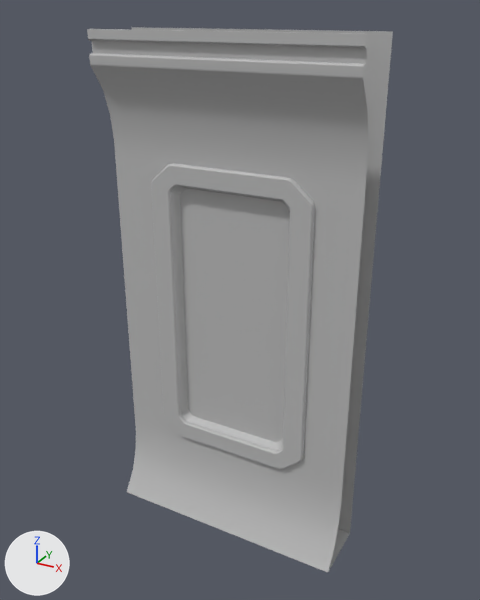
The FBX model Assets/Meshes/SM_wall_inset.fbx, before and after one commit.
Rendered twice from a 50 mm camera at (3.31, -3.83, 4.11) aimed at (1.04, 0.3, 2.05). The lights are fixed; the arrows at lower left show +X, +Y and +Z. Where no turn or scale is listed for an object, it has been applied to the vertices. Vertices at the same position are counted once.
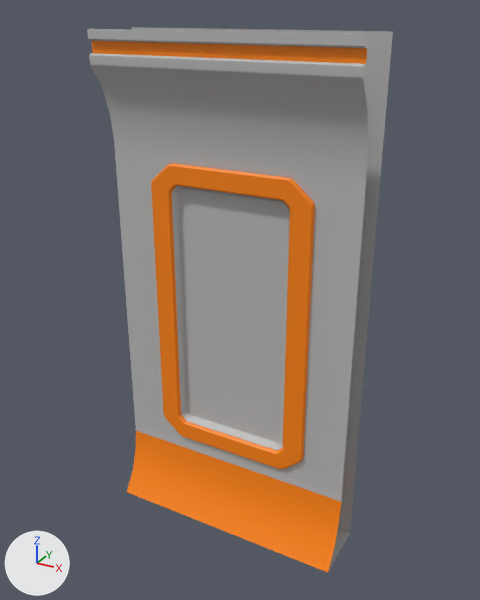
The newer file is also rescaled (x0.01) as a whole; pictures and numbers use the older file's frame.

The change in detail:
Material 'lambert3' (mat_lambert3) is new.
Its base color is (1.0, 0.234, 0.0) (orange #ff8500).
me_mesh has 324 vertices, 277 faces and spans x 0.0..2.0, y 0.0..0.5, z 0.0..3.98.
me_mesh is used by ob_polysurface8; location (0.0, 0.0, 0.0).
me_mesh part 1: 100 of the faces centred in x 0.17..1.83, y 0.04..0.19, z 0.09..3.86 switch from mat_lambert1 (grey #bcbcbc) to mat_lambert3 (orange #ff8500).

What differs and where, as boxes [x1, y1, x2, y2] in the pictures (480 x 600 px):
part 1 of me_mesh, recoloured (grey to orange): [92, 41, 367, 572] in both
